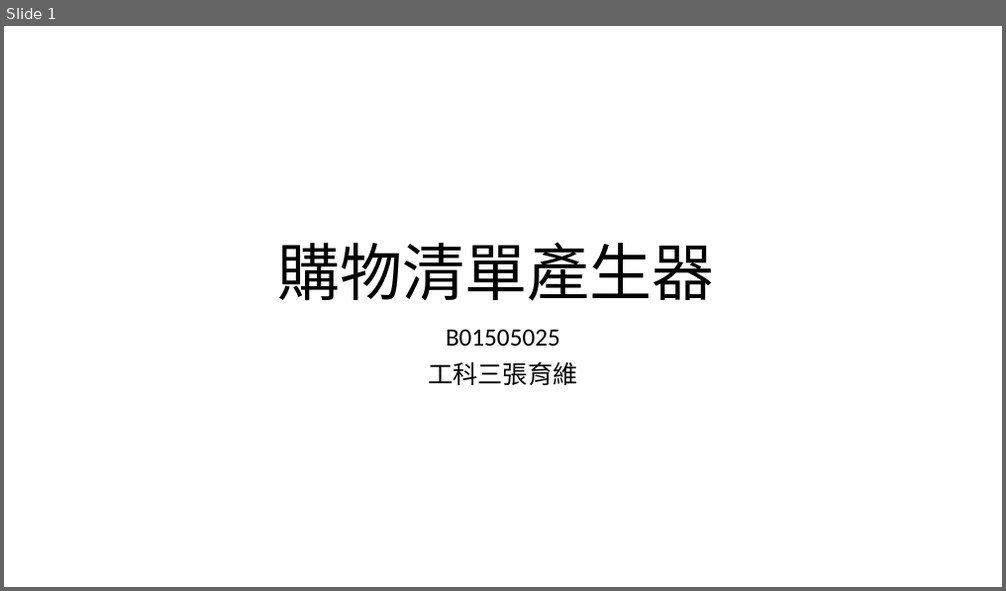
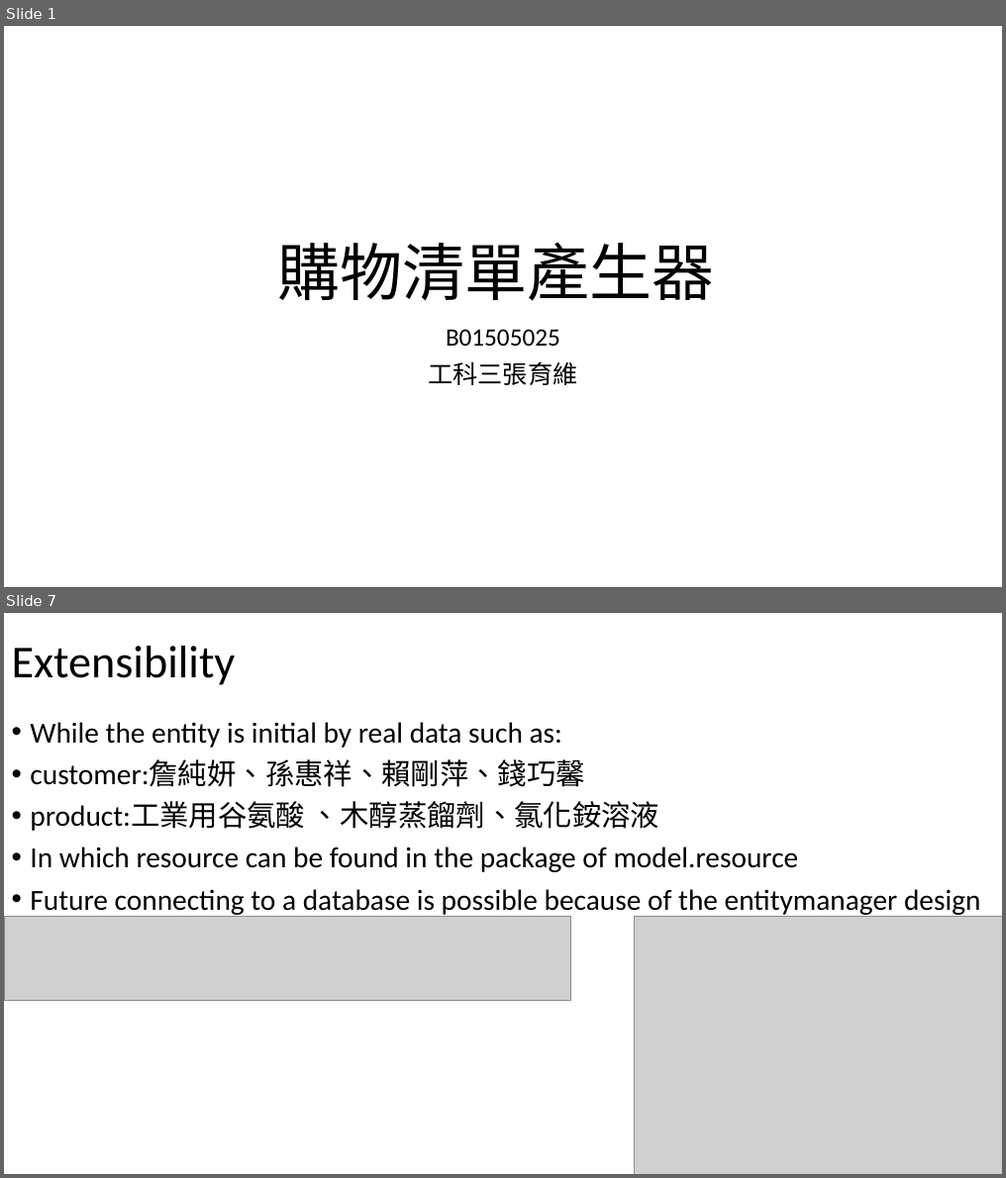
Before and after one commit to ernie55ernie/ShoppingCart, a slide deck: DM_PJ01_Counting.pptx. Shown one above the other, each under a label of ours: slide 1 before the commit, slides 1 and 7 after it; the slides between them are not shown. The pictures are 1006x591 and 1006x1178 pixels, drawn with LibreOffice and Linux fonts; fonts in the diff are those of the drawing; grey boxes stand for pictures. Boxes give left, top, right and bottom in pixels: in the first picture for what was removed or moved away, otherwise in the second. Text is boxed around its words. In the diff, an @@ line names an element or a change of style, - is before the commit and + after.

Commit message:
Move combination of customers and shopping list in enumeraiton class

```diff
--- a/DM_PJ01_Counting.pptx
+++ b/DM_PJ01_Counting.pptx
@@ slide 7 added at (x1=4, y1=613, x2=1002, y2=1174), background #FFFFFF @@
@@ title added at (x1=12, y1=646, x2=236, y2=685), 44 pt, text #000000 @@
+Extensibility
@@ text added at (x1=30, y1=722, x2=981, y2=917), 28 pt, text #000000 @@
+• While the entity is initial by real data such as:
+• customer:詹純妍、孫惠祥、賴剛萍、錢巧馨
+• product:工業用谷氨酸 、木醇蒸餾劑、氯化銨溶液
+• In which resource can be found in the package of model.resource
+• Future connecting to a database is possible because of the entitymanager design
@@ picture added at (x1=4, y1=916, x2=570, y2=1001) @@
@@ picture added at (x1=635, y1=916, x2=1002, y2=1174) @@
```
Also in this commit, not shown: 4 slides changed, 2 other slides added, 7 other files.
